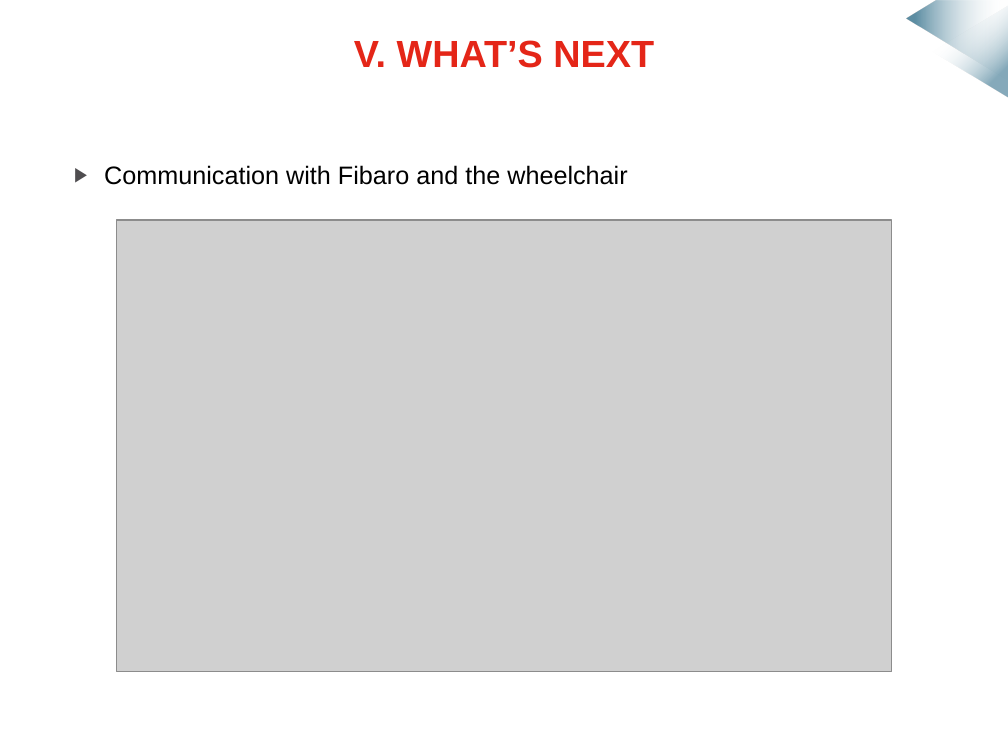
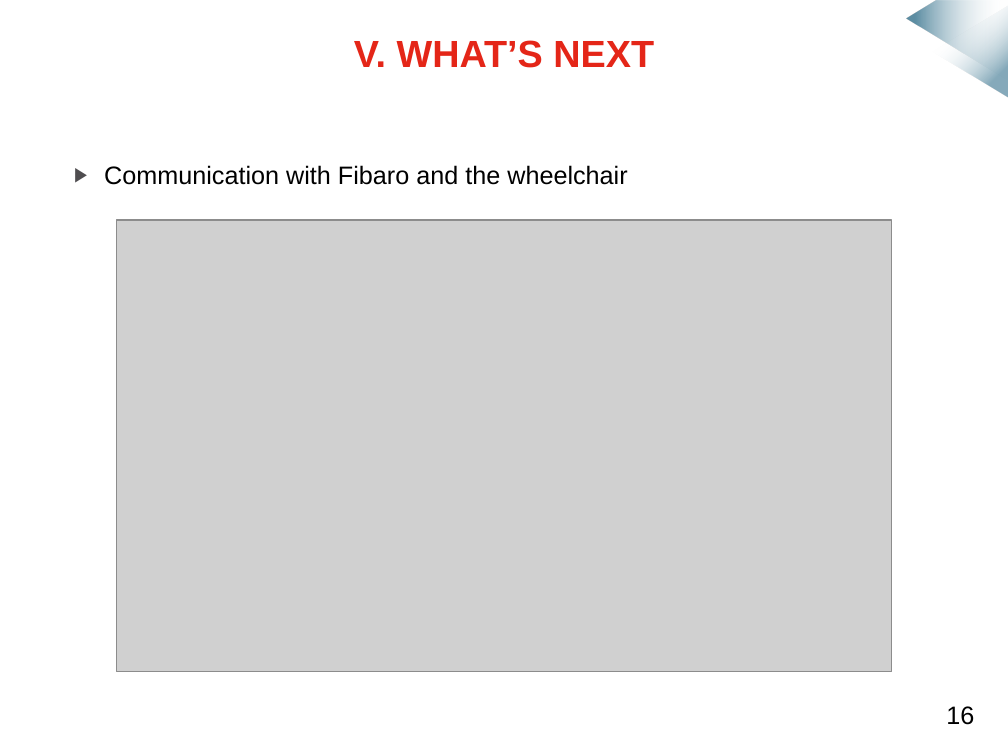
Before and after one commit to mmeven/EP_Domotique_Tablette, a slide deck: slide 17 of Rendu/Diapo_prototype_janvier.pptx. Drawn at 1008x756 pixels with LibreOffice and Linux fonts; fonts in the diff are those of the drawing; grey boxes stand for pictures; background and template pictures are left out. Boxes give left, top, right and bottom in pixels: in the first picture for what was removed or moved away, otherwise in the second. Text is boxed around its words. In the diff, an @@ line names an element or a change of style, - is before the commit and + after.

```diff
--- a/Rendu/Diapo_prototype_janvier.pptx
+++ b/Rendu/Diapo_prototype_janvier.pptx
@@ text added at (x1=946, y1=706, x2=974, y2=725), 18 pt, text #000000 @@
+16
```
Also in this commit, not shown: 13 other slides changed.
